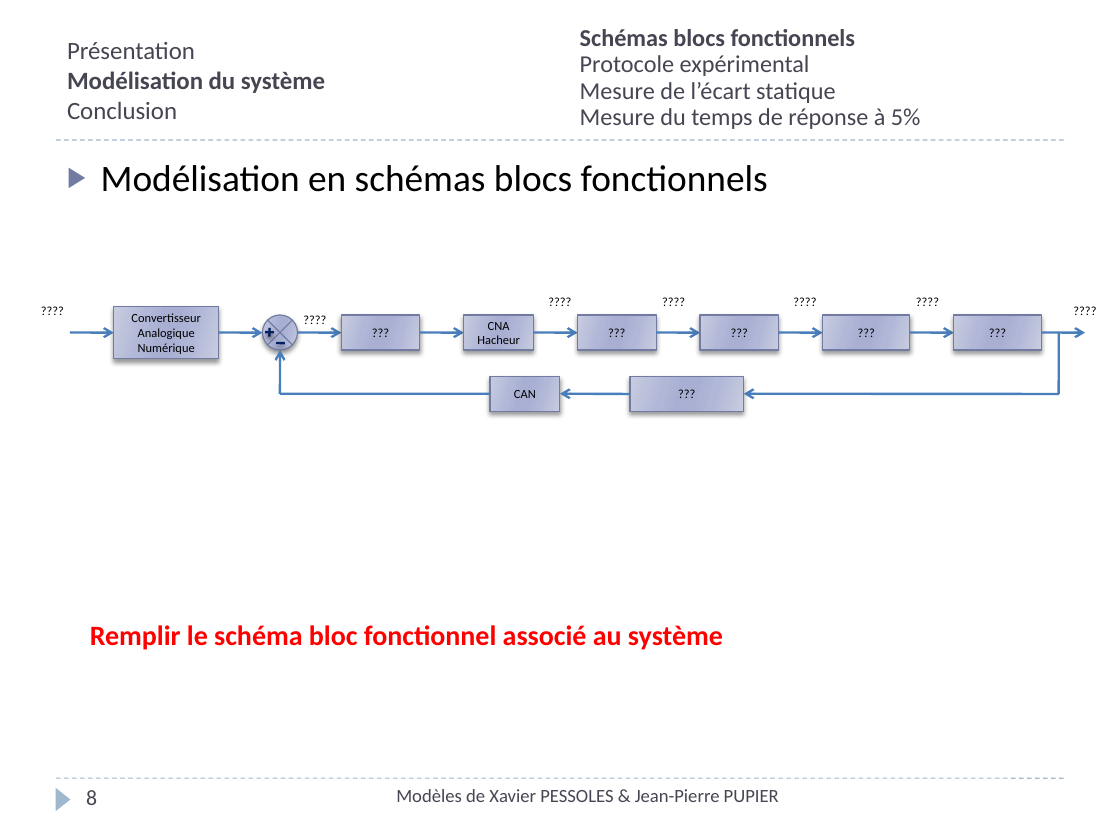
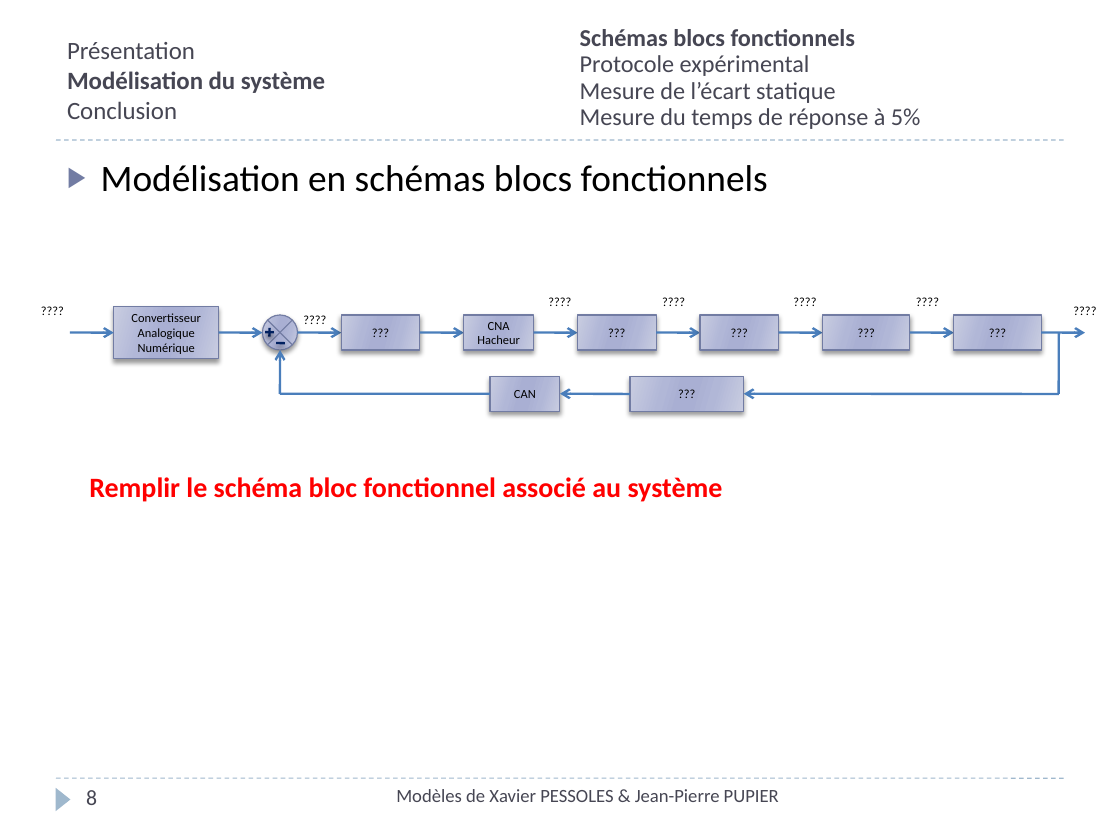
Before and after one commit to xpessoles/TP_2014_2015, a slide deck: slide 8 of Cycle_04_Analyser_Modeliser_SLCI/Maxpid/Cycle_04_Presentation_Maxpid_Eleve.pptx. Drawn at 1120x840 pixels with LibreOffice and Linux fonts; fonts in the diff are those of the drawing. Boxes give left, top, right and bottom in pixels: in the first picture for what was removed or moved away, otherwise in the second. Text is boxed around its words. In the diff, an @@ line names an element or a change of style, - is before the commit and + after.

```diff
--- a/Cycle_04_Analyser_Modeliser_SLCI/Maxpid/Cycle_04_Presentation_Maxpid_Eleve.pptx
+++ b/Cycle_04_Analyser_Modeliser_SLCI/Maxpid/Cycle_04_Presentation_Maxpid_Eleve.pptx
@@ text "Remplir le schéma bloc fonctionnel ...": place and size @@
-text "Remplir le schéma bloc fonctionnel ..." at bbox=[90, 625, 723, 650]
+text "Remplir le schéma bloc fonctionnel ..." at bbox=[89, 477, 723, 502]
```
Also in this commit, not shown: 1 other slide changed.
